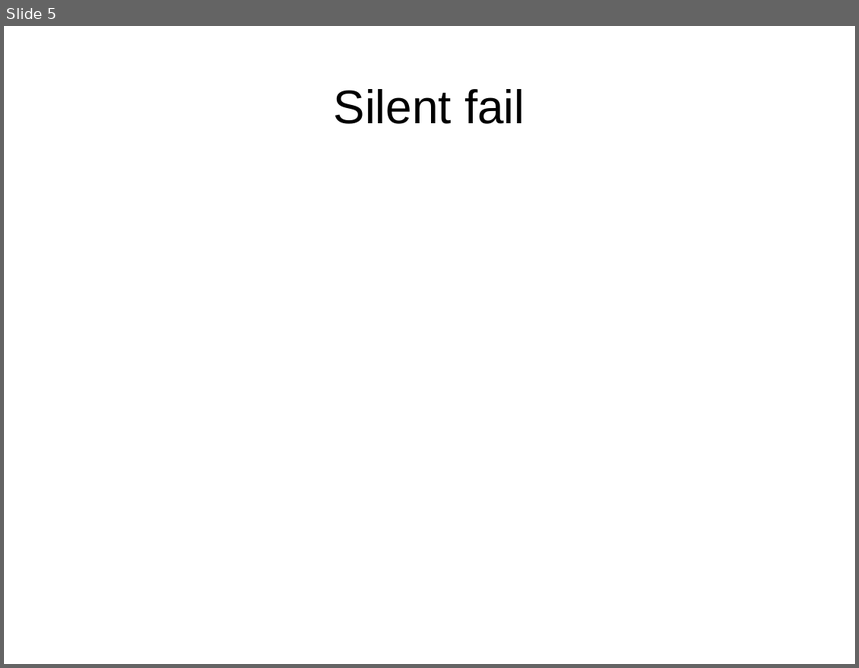
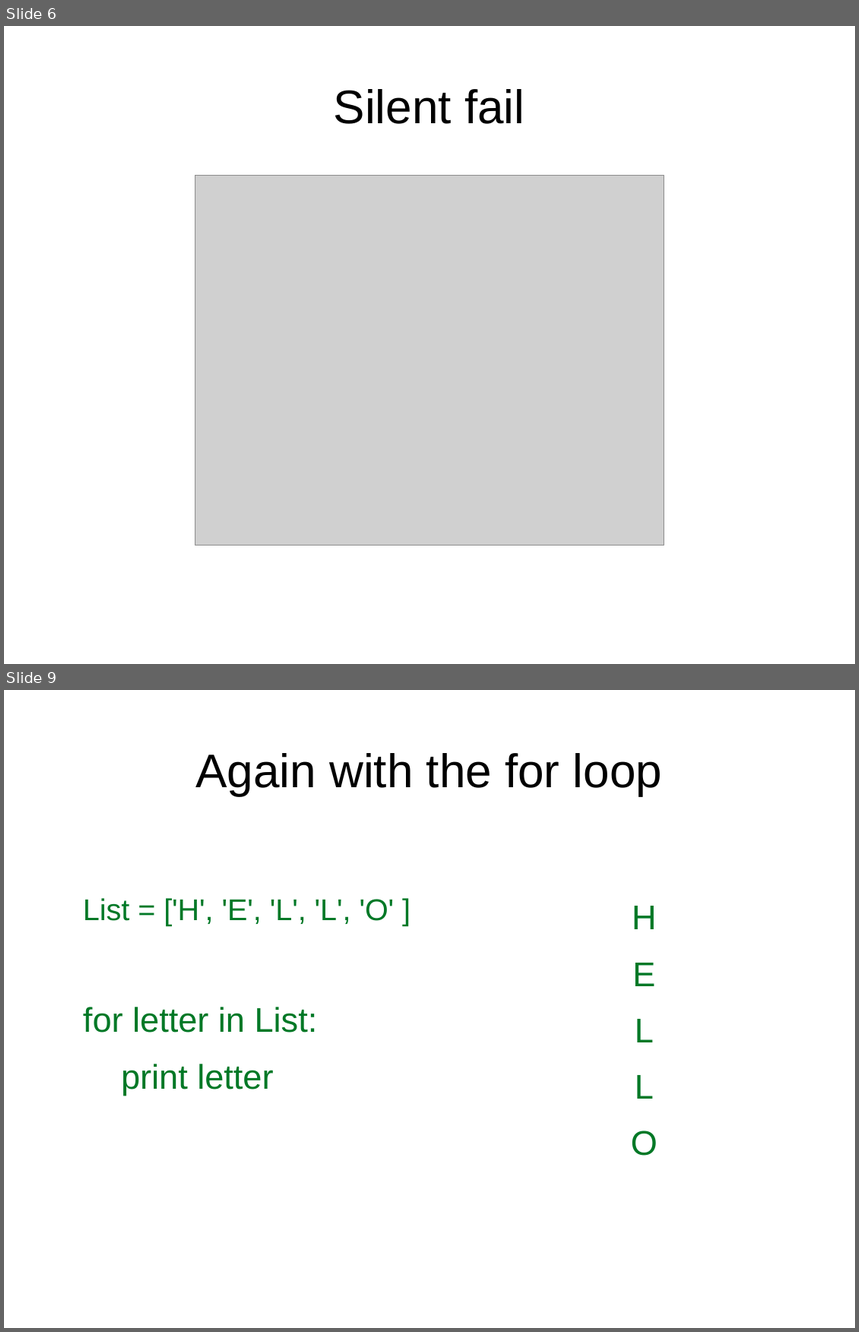
Before and after one commit to josh-mcq/code-eval, a slide deck: Toastmasters.odp. Shown one above the other, each under a label of ours: slide 5 before the commit, slides 6 and 9 after it; the slides between them are not shown. The pictures are 859x668 and 859x1332 pixels, drawn with LibreOffice and Linux fonts; fonts in the diff are those of the drawing; grey boxes stand for pictures. Boxes give left, top, right and bottom in pixels: in the first picture for what was removed or moved away, otherwise in the second. Text is boxed around its words. In the diff, an @@ line names an element or a change of style, - is before the commit and + after.

```diff
--- a/Toastmasters.odp
+++ b/Toastmasters.odp
@@ slide 9 added at (4,690,855,1328), background #FFFFFF @@
@@ title added at (196,753,662,796), 44 pt, text #000000 @@
+Again with the for loop
@@ text added at (83,898,395,1095), 32 pt, text #007826 @@
+List = ['H', 'E', 'L', 'L', 'O' ]
+for letter in List:
+print letter
@@ text added at (631,906,658,1156), 32 pt, text #007826 @@
+H
+E
+L
+L
+O
@@ what was slide 5 is now slide 6 @@
@@ slide 6 changed as well @@
@@ picture added at (196,175,664,545) @@
```
Also in this commit, not shown: 5 other slides changed, 7 other slides added, 6 slides removed.
